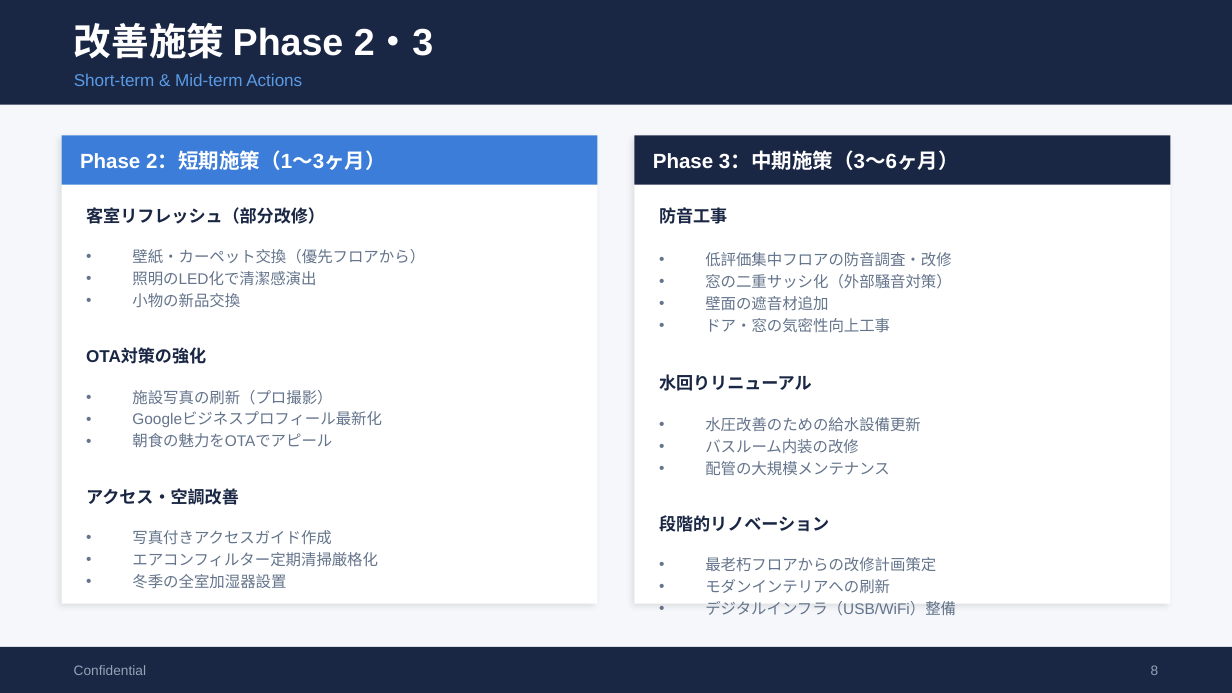
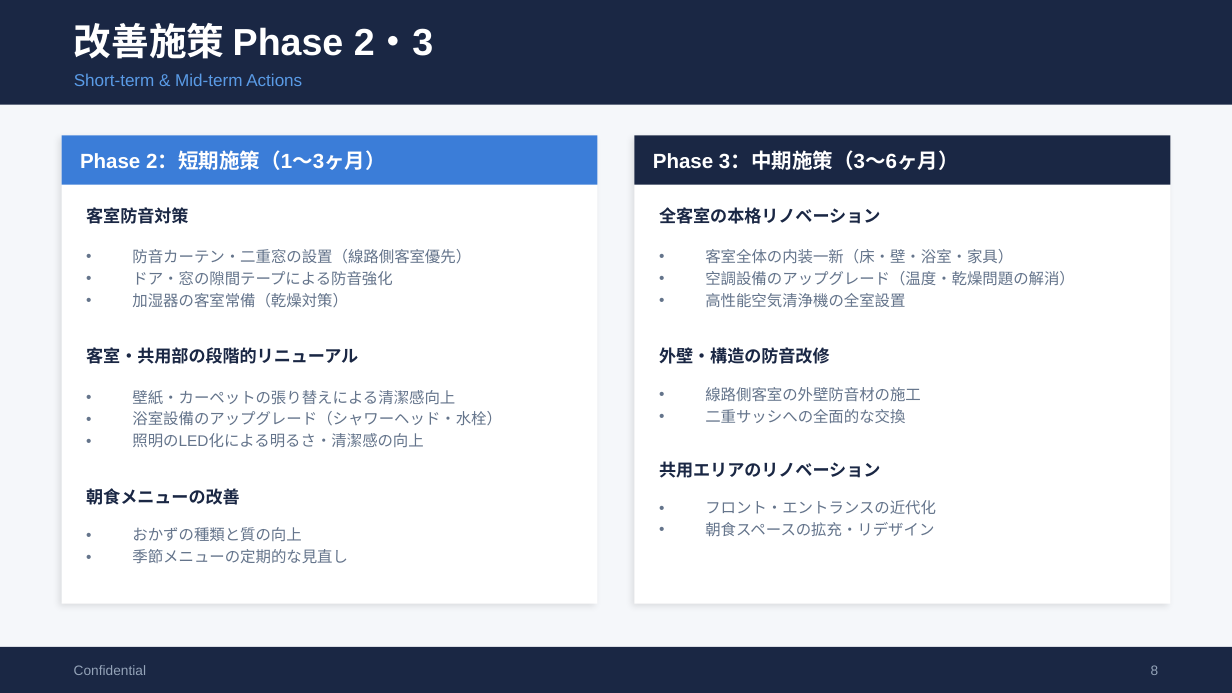
Before and after one commit to TAKAHASHIMITSUGU329/primechange-portal, a slide deck: slide 8 of 納品レポート/ホテル別レポート/チサンホテル浜松町_口コミ分析レポート.pptx. Drawn at 1232x693 pixels with LibreOffice and Linux fonts; fonts in the diff are those of the drawing. Boxes give left, top, right and bottom in pixels: in the first picture for what was removed or moved away, otherwise in the second. Text is boxed around its words. In the diff, an @@ line names an element or a change of style, - is before the commit and + after.

```diff
--- a/納品レポート/ホテル別レポート/チサンホテル浜松町_口コミ分析レポート.pptx
+++ b/納品レポート/ホテル別レポート/チサンホテル浜松町_口コミ分析レポート.pptx
@@ text at [86,207,188,224]: text changed @@
-客室リフレッシュ（部分改修）
+客室防音対策
@@ text at [659,207,880,224]: text changed @@
-防音工事
+全客室の本格リノベーション
@@ text at [132,249,471,308]: text changed @@
-• 壁紙・カーペット交換（優先フロアから）
-• 照明のLED化で清潔感演出
-• 小物の新品交換
+• 防音カーテン・二重窓の設置（線路側客室優先）
+• ドア・窓の隙間テープによる防音強化
+• 加湿器の客室常備（乾燥対策）
@@ text at [705,249,1075,307]: text changed @@
-• 低評価集中フロアの防音調査・改修
-• 窓の二重サッシ化（外部騒音対策）
-• 壁面の遮音材追加
-• ドア・窓の気密性向上工事
+• 客室全体の内装一新（床・壁・浴室・家具）
+• 空調設備のアップグレード（温度・乾燥問題の解消）
+• 高性能空気清浄機の全室設置
@@ text at [86,347,358,364]: text changed @@
-OTA対策の強化
+客室・共用部の段階的リニューアル
@@ text at [659,347,830,364]: text changed @@
-水回りリニューアル
+外壁・構造の防音改修
@@ text at [705,387,921,423]: text changed @@
-• 水圧改善のための給水設備更新
-• バスルーム内装の改修
-• 配管の大規模メンテナンス
+• 線路側客室の外壁防音材の施工
+• 二重サッシへの全面的な交換
@@ text at [132,390,502,447]: text changed @@
-• 施設写真の刷新（プロ撮影）
-• Googleビジネスプロフィール最新化
-• 朝食の魅力をOTAでアピール
+• 壁紙・カーペットの張り替えによる清潔感向上
+• 浴室設備のアップグレード（シャワーヘッド・水栓）
+• 照明のLED化による明るさ・清潔感の向上
@@ text at [659,461,880,478]: text changed @@
-段階的リノベーション
+共用エリアのリノベーション
@@ text at [86,488,240,505]: text changed @@
-アクセス・空調改善
+朝食メニューの改善
@@ text at [705,500,936,536]: text changed @@
-• 最老朽フロアからの改修計画策定
-• モダンインテリアへの刷新
-• デジタルインフラ（USB/WiFi）整備
+• フロント・エントランスの近代化
+• 朝食スペースの拡充・リデザイン
@@ text at [132,527,348,563]: text changed @@
-• 写真付きアクセスガイド作成
-• エアコンフィルター定期清掃厳格化
-• 冬季の全室加湿器設置
+• おかずの種類と質の向上
+• 季節メニューの定期的な見直し
```
Also in this commit, not shown: 8 other slides changed, 43 other files.
